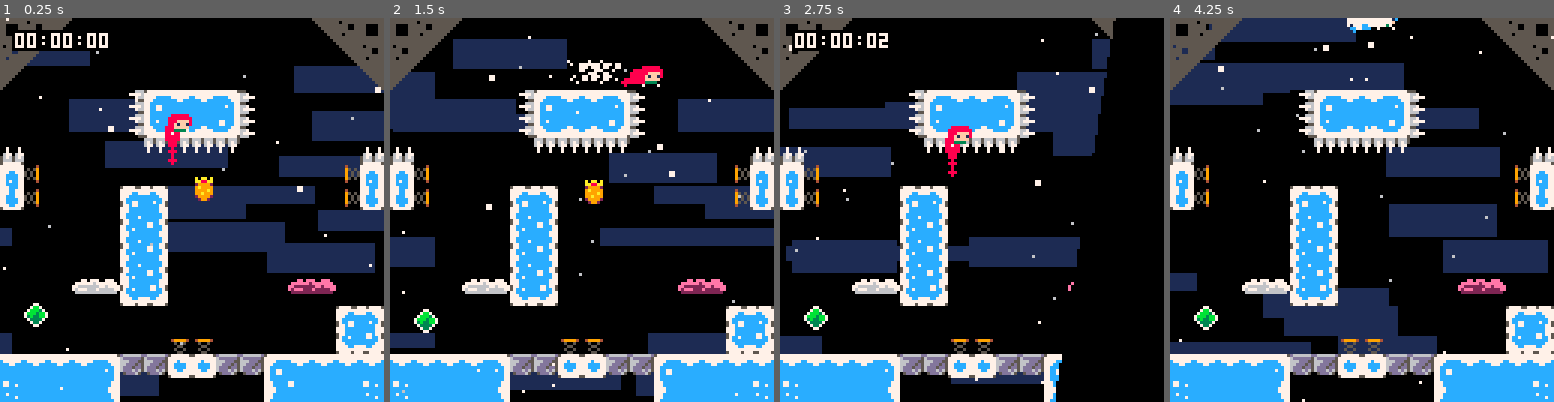
Above: before the commit, frames 1-4 (left to right).
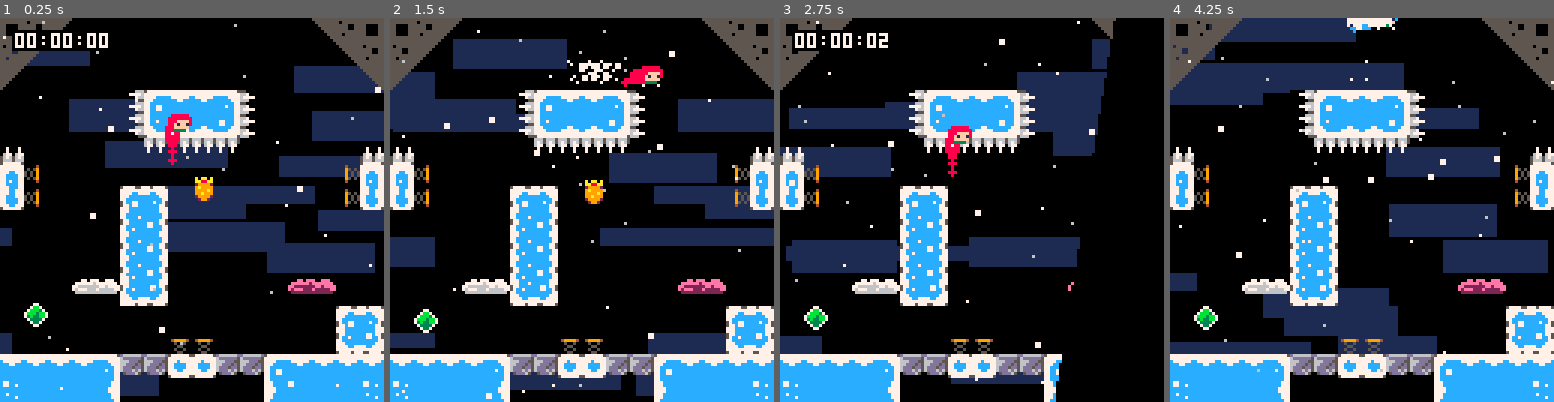
Above: after the commit, the same moments.

Repository: CelesteClassic/newleste.p8
Game: PICO-8 cartridge ridge.p8
Two runs of this game, one before a commit and one after it. Both use one fixed random seed, a clock stepped at 60 frames per second and the inputs below.
Inputs:
- Up to frame 1 (0.25 s): no input
- Up to frame 2 (1.5 s): tap X (X key) at 0.33, 1.07 s; tap O (Z key) at 0.7 s
- Up to frame 3 (2.75 s): hold Right 1.6-2.1 s; tap O (Z key) at 1.7, 2.1, 2.5 s; tap X (X key) at 1.85 s; hold Up 2.15-2.42 s; hold Right from 2.47 s (still down)
- Up to frame 4 (4.25 s): tap O (Z key) every 0.4 s from 2.9 to 4.1 s; tap X (X key) at 2.97, 4.08 s; release Right at 3.03 s; hold Left 3.08-3.58 s; hold Down 3.63-3.97 s; hold Right from 4.02 s (still down)

The runs differ from the first frame. In frame 1, 0.1% of the frame differs, in the area x 0-89%, y 0-97%; in frame 2, 0.4%; in frame 3, 0.4%; in frame 4, 0.5%, in the area x 2-100%, y 4-100%.

Commit message:
added wind

Diff:
--- a/ridge.p8
+++ b/ridge.p8
@@ -55,7 +55,7 @@
 end
 
 particles={}
-for i=0,24 do
+for i=0,36 do
   add(particles,{
     x=rnd128(),
     y=rnd128(),
@@ -63,6 +63,9 @@
     spd=0.25+rnd(5),
     off=rnd(1),
     c=6+rnd(2),
+    -- <wind> --
+    wspd=0,
+    -- <wind> --
   })
 end
 
@@ -840,7 +843,9 @@
 
   function obj.move(ox,oy,start)
     for axis in all({"x","y"}) do
-      obj.rem[axis]+=axis=="x" and ox or oy
+      -- <wind> --
+      obj.rem[axis]+=axis=="x" and ox+(obj.type==player and obj.dash_time<=0 and wind_spd or 0) or oy
+      -- </wind> --
       local amt=flr(obj.rem[axis]+0.5)
       obj.rem[axis]-=amt
       if obj.solids then
@@ -909,24 +914,18 @@
 
 function next_level()
   local next_lvl=lvl_id+1
-  if next_lvl==3 then --wind music
-    music(30,500,7)
-  elseif next_lvl==2 then
-    music(20,500,7)
-  end
   load_level(next_lvl)
 end
 
 function load_level(lvl)
   has_dashed=false
-  has_key=false
 
   --remove existing objects
   foreach(objects,destroy_object)
 
   --reset camera speed
   cam_spdx=0
-		cam_spdy=0
+	cam_spdy=0
 
   local diff_room=lvl_id~=lvl
 
@@ -935,13 +934,13 @@
 
   --set level globals
   local tbl=get_lvl()
-  lvl_x,lvl_y,lvl_w,lvl_h,lvl_title=tbl[1],tbl[2],tbl[3]*16,tbl[4]*16,tbl[5]
+  lvl_x,lvl_y,lvl_w,lvl_h,wind_spd=tbl[1],tbl[2],tbl[3]*16,tbl[4]*16,tbl[5] or 0
   lvl_pw=lvl_w*8
   lvl_ph=lvl_h*8
 
 
   --reload map
-  --level title setup
+  --timer setup
   if diff_room then reload() end
   ui_timer=5
 
@@ -1066,10 +1065,18 @@
 
   -- particles
   foreach(particles, function(p)
-    p.x+=p.spd-cam_spdx
     p.y+=sin(p.off)-cam_spdy
     p.off+=min(0.05,p.spd/32)
-    rectfill(p.x+camx,p.y%128+camy,p.x+p.s+camx,p.y%128+p.s+camy,p.c)
+    -- <wind> --
+      p.wspd=appr(p.wspd,wind_spd*12,0.5)
+      if wind_spd!=0 then
+        p.x += p.wspd - cam_spdx
+        line(p.x+camx,p.y+camy,p.x+p.wspd*-1.5+camx,p.y+camy,7)
+      else
+        p.x+=p.spd+p.wspd-cam_spdx
+        rectfill(p.x+camx,p.y%128+camy,p.x+p.s+camx+p.wspd*-1.5,p.y%128+p.s+camy,p.c)
+      end
+    -- </wind> --
     if p.x>132 then
       p.x=-4
       p.y=rnd128()
@@ -1217,7 +1224,7 @@
 
 --level table
 --strings follow this format:
---"x,y,w,h,title"
+--"x,y,w,h,wind speed"
 levels={
 	"0,0,1,1",
   "1,0,3,1"
